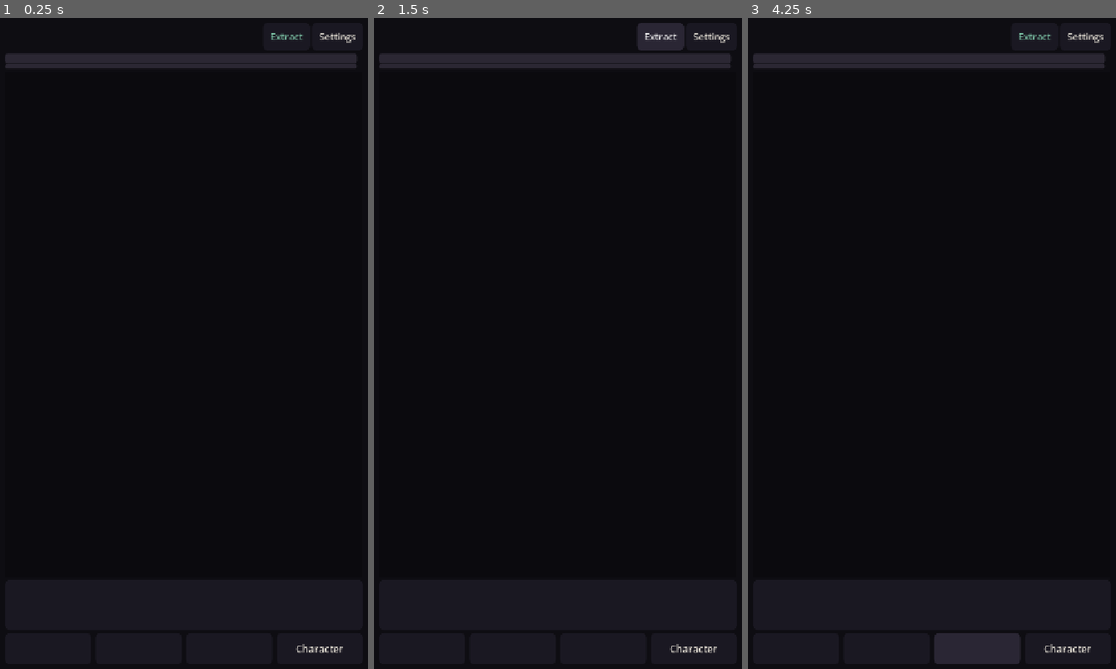
Above: before the commit, frames 1-3 (left to right).
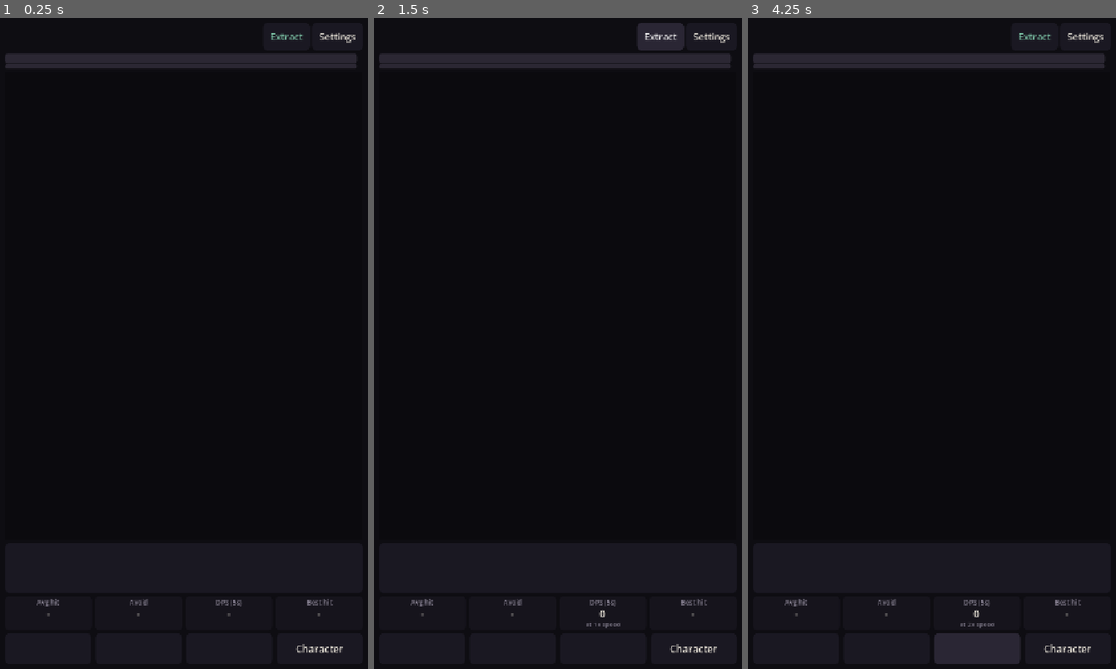
Above: after the commit, the same moments.

Repository: Dionyz/downward-spiral
Game: Godot game, scene res://game/scenes/dungeon.tscn
Same seed, same stepped clock (60 frames per second), same inputs: the game is played once before the commit and once after it. This scene is started directly instead of the project's main scene.
Inputs (mouse positions are in pixels of both pictures, inside the frame that each line leads up to):
- Up to frame 1 (0.25 s): no input
- Up to frame 2 (1.5 s): click "Character" at 0.5 s; click "Extract" at 1.25 s
- Up to frame 3 (4.25 s): click (795, 649) at 2.02 s; click (887, 649) at 2.77 s; click (976, 649) at 3.5 s

The runs differ from the first frame. In frame 1, 0.2% of the frame differs, in the area x 9-91%, y 89-92%; in frame 2, 0.2%; in frame 3, 0.2%, in the area x 9-91%, y 89-94%.
Error before the commit: Invalid access to property or key 'world' on a base object of type 'Nil'. (res://game/scenes/dungeon.gd:117)
Error after the commit: Invalid access to property or key 'world' on a base object of type 'Nil'. (res://game/scenes/dungeon.gd:156)

Commit message:
HUD readouts: average hit, avoid chance, 5s DPS, best hit
Co-Authored-By: Claude Opus 5.5 <noreply@anthropic.com>
Claude-Session: https://claude.ai/code/session_01AsmWRjk6giXVQVcH74xW3C

Diff:
--- a/game/scenes/dungeon.gd
+++ b/game/scenes/dungeon.gd
@@ -24,6 +24,8 @@
 var shield_rect: ColorRect
 var shield_label: Label
 var _banner: Label
+var info_vals := {}            # HUD readouts: key -> [value Label, detail Label]
+var _dmg_log: Array = []       # [msec, amount] of your recent hits, for DPS
 var extract_btn: Button
 var overlay: Control           # boon / event / floor end
 var timer: Timer
@@ -91,6 +93,43 @@
 	strip_frame.add_child(log_strip)
 	v.add_child(strip_frame)
 
+	# Readouts: average hit, chance to avoid a hit, recent DPS, best hit this run.
+	var info := HBoxContainer.new()
+	info.add_theme_constant_override("separation", 6)
+	for k in [["avg", "Avg hit"], ["avoid", "Avoid"], ["dps", "DPS (5s)"], ["best", "Best hit"]]:
+		var chip := PanelContainer.new()
+		chip.size_flags_horizontal = Control.SIZE_EXPAND_FILL
+		var cst := StyleBoxFlat.new()
+		cst.bg_color = Color("#16141c")
+		cst.set_corner_radius_all(8)
+		cst.content_margin_left = 8
+		cst.content_margin_right = 8
+		cst.content_margin_top = 3
+		cst.content_margin_bottom = 3
+		chip.add_theme_stylebox_override("panel", cst)
+		var cv := VBoxContainer.new()
+		cv.add_theme_constant_override("separation", -2)
+		chip.add_child(cv)
+		var t := UI.label(str(k[1]), 13, UI.DIM, false)
+		t.horizontal_alignment = HORIZONTAL_ALIGNMENT_CENTER
+		cv.add_child(t)
+		var val := UI.label("-", 20, UI.TEXT, false)
+		val.horizontal_alignment = HORIZONTAL_ALIGNMENT_CENTER
+		cv.add_child(val)
+		var det := UI.label("", 12, UI.DIM, false)
+		det.horizontal_alignment = HORIZONTAL_ALIGNMENT_CENTER
+		det.clip_text = true
+		det.text_overrun_behavior = TextServer.OVERRUN_TRIM_ELLIPSIS
+		cv.add_child(det)
+		info_vals[k[0]] = [val, det]
+		info.add_child(chip)
+	v.add_child(info)
+	var dps_tick := Timer.new()
+	dps_tick.wait_time = 0.5
+	dps_tick.timeout.connect(_refresh_dps)
+	add_child(dps_tick)
+	dps_tick.start()
+
 	var row := HBoxContainer.new()
 	row.add_theme_constant_override("separation", 8)
 	pot_hp = UI.button("", func(): _drink("hp"), 60)
@@ -220,6 +259,10 @@
 		match t:
 			"damage":
 				var amt := int(ev.get("amount", 0))
+				if src == pname and dst != pname and amt > 0:
+					_dmg_log.append([Time.get_ticks_msec(), amt])
+					if amt > int(run.stats.get("best_hit", 0)):
+						run.stats["best_hit"] = amt
 				var crit: bool = ev.get("crit", false)
 				grid.lunge(src, dst)
 				grid.flash(dst, Color(1.0, 0.35, 0.3))
@@ -293,6 +336,7 @@
 	char_btn.add_theme_color_override("icon_normal_color", Color("#5fd35f"))
 	char_btn.add_theme_color_override("icon_hover_color", Color("#5fd35f"))
 	_refresh_shield()
+	_refresh_info()
 	_set_gear_glow(not ups.is_empty())
 	for c in log_strip.get_children():
 		c.queue_free()
@@ -943,3 +987,33 @@
 		Game.auto_next("character", func():
 			layer.queue_free()
 			Game.goto("gear"), 0.6)
+
+
+## The readout strip above the buttons.
+func _refresh_info() -> void:
+	if info_vals.is_empty() or run.world == null:
+		return
+	var q := CharStats.quick(run)
+	info_vals["avg"][0].text = Cards._num(snappedf(float(q["avg"]), 0.1)) if float(q["avg"]) > 0.0 else "-"
+	info_vals["avg"][1].text = "per weapon hit"
+	info_vals["avoid"][0].text = "%d%%" % int(q["avoid"])
+	var parts: Dictionary = q["parts"]
+	info_vals["avoid"][1].text = " ".join(parts.keys().map(func(k): return "%s %d" % [str(k), int(parts[k])])) if not parts.is_empty() else "no defenses"
+	var best := int(run.stats.get("best_hit", 0))
+	info_vals["best"][0].text = str(best) if best > 0 else "-"
+	info_vals["best"][1].text = "this run"
+	_refresh_dps()
+
+
+## Damage you dealt over the last 5 real seconds.
+func _refresh_dps() -> void:
+	if info_vals.is_empty():
+		return
+	var now := Time.get_ticks_msec()
+	while not _dmg_log.is_empty() and now - int(_dmg_log[0][0]) > 5000:
+		_dmg_log.pop_front()
+	var total := 0
+	for e in _dmg_log:
+		total += int(e[1])
+	info_vals["dps"][0].text = Cards._num(snappedf(total / 5.0, 0.1))
+	info_vals["dps"][1].text = "at %dx speed" % int(Game.speed)
--- a/game/ui/char_stats.gd
+++ b/game/ui/char_stats.gd
@@ -8,6 +8,31 @@
 static func _pct(v: float) -> String:
 	var r := roundi(v)
 	return ("+%d%%" % r) if r > 0 else ("%d%%" % r)
+
+
+## The few numbers the run HUD shows: average weapon hit and the chances to avoid a melee hit.
+## Avoid combines parry, dodge, shield block and sidestep as independent rolls.
+static func quick(run: DSRunState) -> Dictionary:
+	var p: Combatant = run.world.player if run.world != null else run.make_player()
+	var sim := CombatSim.new(DSRng.new(1), run.data)
+	var foe := Combatant.new()
+	var avg := 0.0
+	if p.weapon != null:
+		var r := sim.damage_range(p, "hit", p.weapon, false, false)
+		avg = (int(r[0]) + int(r[1])) / 2.0 * float(p.flags.get("damage_mult", 1.0)) + CombatSim.bstat(p, "b_flat")
+	var parts := {}
+	if p.skill("parry") > 0:
+		parts["parry"] = sim.parry_chance(foe, p)
+	if p.skill("dodge") > 0:
+		parts["dodge"] = sim.dodge_chance(foe, p)
+	if p.shield != null and p.skill("shield block") > 0:
+		parts["block"] = sim.block_chance(foe, p)
+	if p.skill("sidestep") > 0:
+		parts["sidestep"] = sim.sidestep_chance(foe, p)
+	var hit_through := 1.0
+	for k in parts.keys():
+		hit_through *= 1.0 - int(parts[k]) / 100.0
+	return {"avg": avg, "avoid": roundi((1.0 - hit_through) * 100.0), "parts": parts}
 
 
 static func sections(run: DSRunState) -> Array:
@@ -68,6 +93,7 @@
 	rows.append(["Bonus vs elites and bosses", _pct(b.call("b_giant")) if b.call("b_giant") > 0 else ""])
 	rows.append(["Bonus under 30% health", _pct(b.call("b_berserk_low")) if b.call("b_berserk_low") > 0 else ""])
 	rows.append(["Execute (under 20% health)", ("%d%% chance" % b.call("b_execute")) if b.call("b_execute") > 0 else ""])
+	rows.append(["Best hit this run", str(int(run.stats.get("best_hit", 0))) if int(run.stats.get("best_hit", 0)) > 0 else ""])
 	rows.append(["Skill cooldowns", ("-%d turns" % b.call("b_cdr")) if b.call("b_cdr") > 0 else ""])
 	out.append({"title": "Offense", "rows": rows})
 
Not shown, changed: DECISIONS.md
